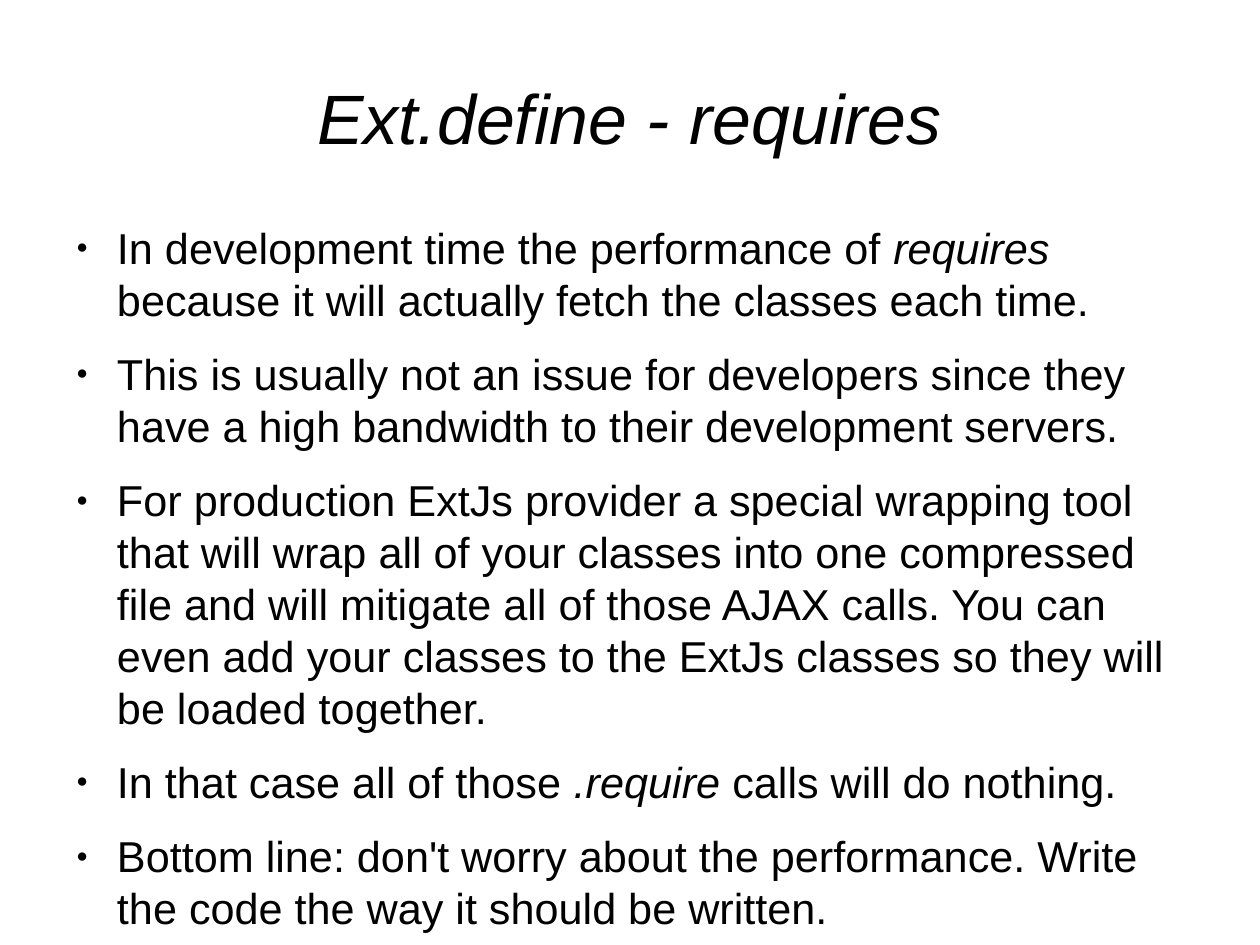
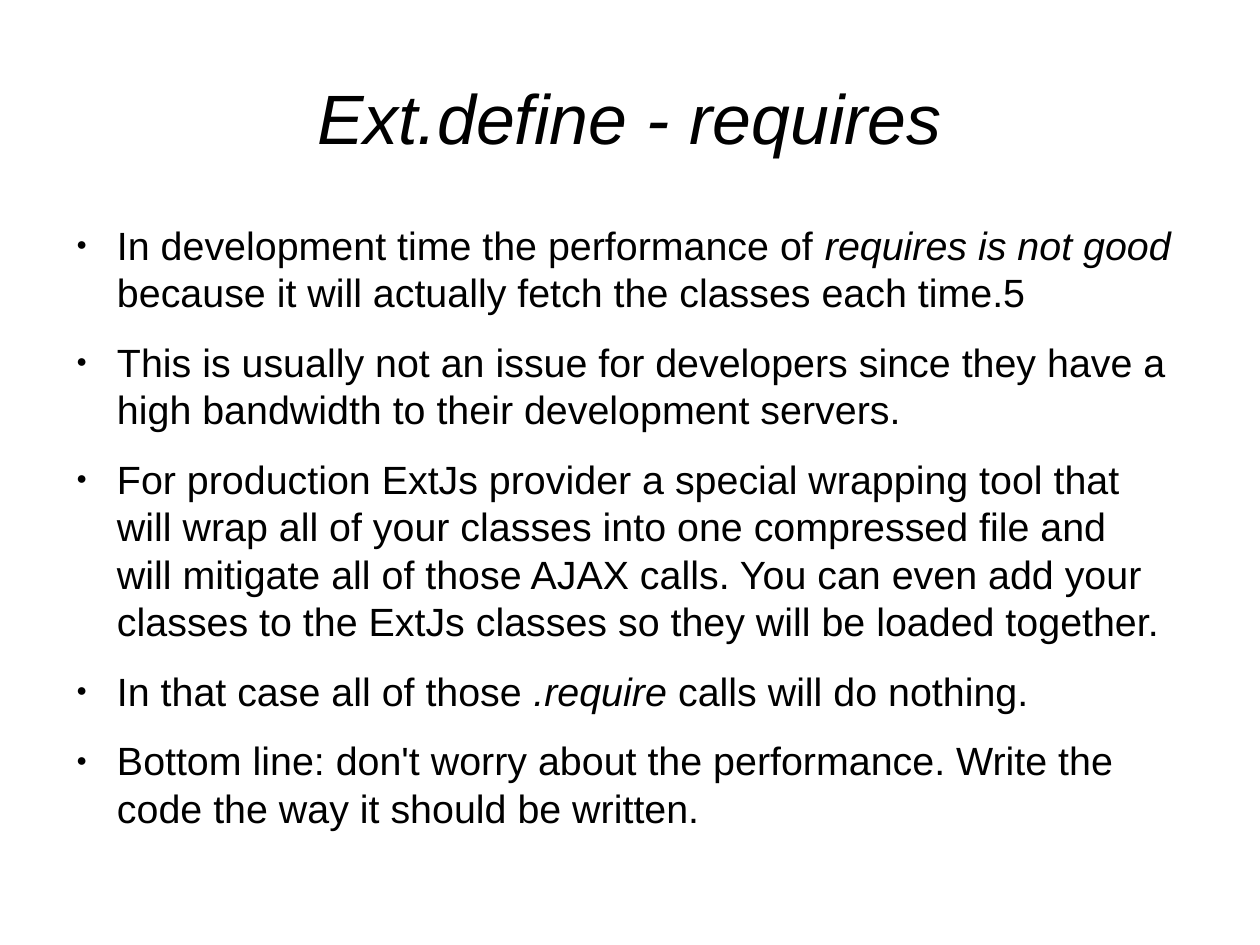
Before and after one commit to veltzer/demos, a slide deck: slide 21 of javascript/extjs/doc/extjs_oo.odp. Drawn at 1260x945 pixels with LibreOffice and Linux fonts; fonts in the diff are those of the drawing. Boxes give left, top, right and bottom in pixels: in the first picture for what was removed or moved away, otherwise in the second. Text is boxed around its words. In the diff, an @@ line names an element or a change of style, - is before the commit and + after.

```diff
--- a/javascript/extjs/doc/extjs_oo.odp
+++ b/javascript/extjs/doc/extjs_oo.odp
@@ text at (117,231,1171,315): text changed; size 27.2 to 24.8 pt @@
-● In development time the performance of requires because it will actually fetch the classes each time.
+● In development time the performance of requires is not good because it will actually fetch the classes each time.5
@@ text at (117,348,1165,783): size 27.2 to 24.8 pt in "This is usually not an issue for ...", "For production ExtJs provider a special wrapping ...", "In that case all of those .require ...", "Bottom line: don't worry about the performance. ..." @@
```
Also in this commit, not shown: 2 other slides changed, 6 other files.
